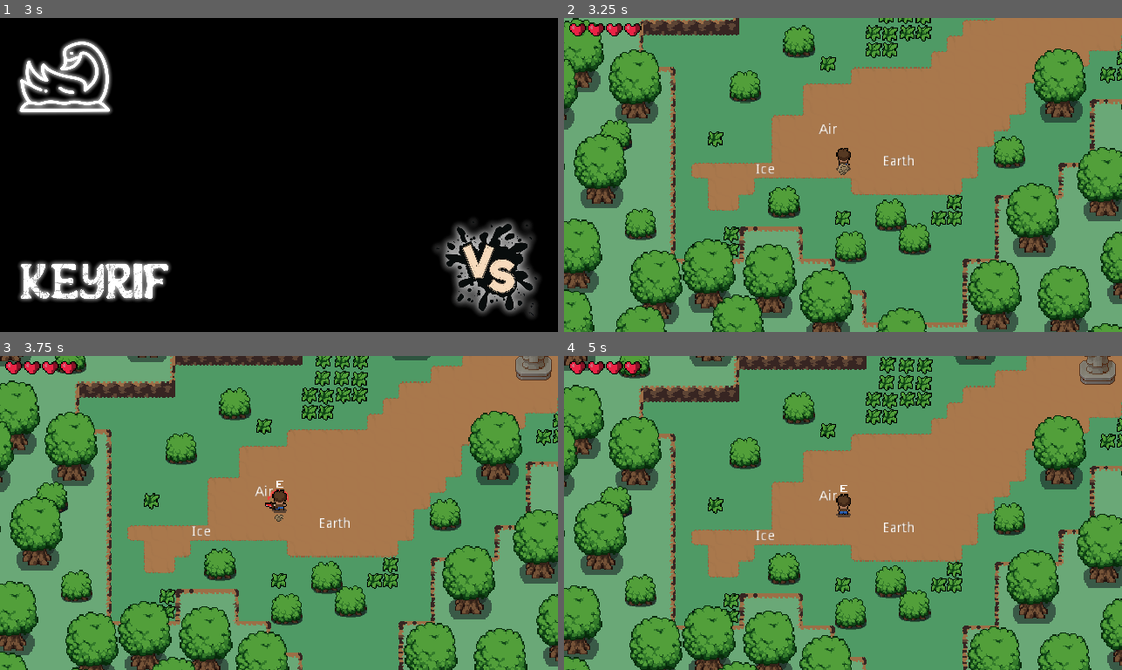
Above: before the commit, frames 1-4 (two rows, left to right).
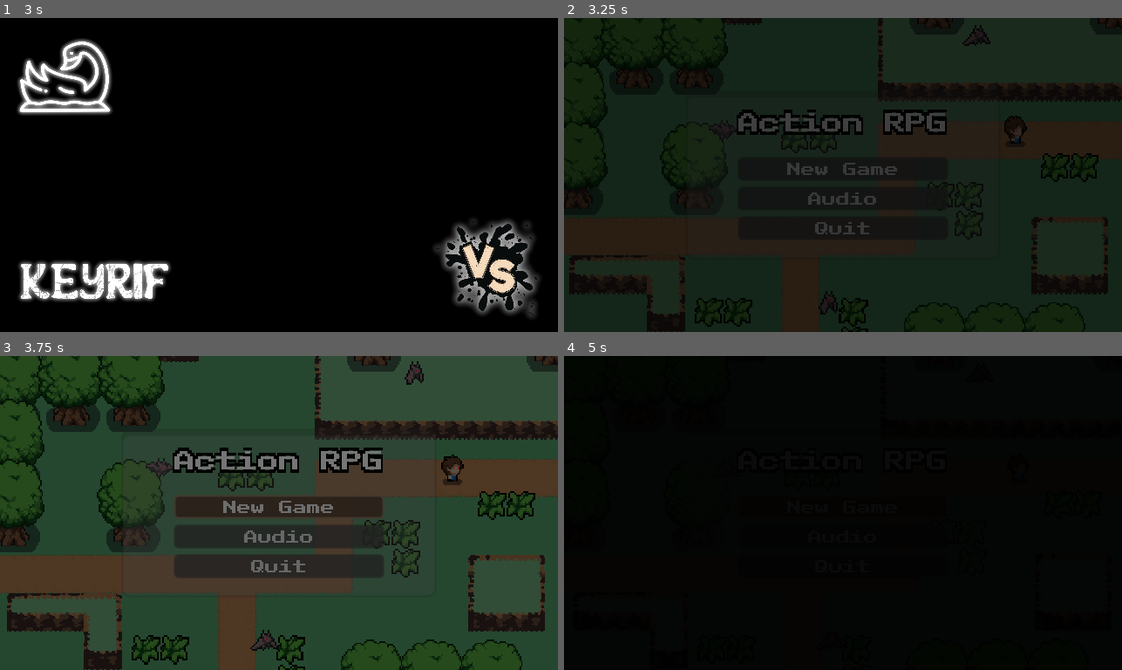
Above: after the commit, the same moments.

Repository: Zapzoop/pixelatedjam
Game: Godot game, scene res://boot.tscn
Same seed, same stepped clock (60 frames per second), same inputs: the game is played once before the commit and once after it.
Inputs (mouse positions are in pixels of both pictures, inside the frame that each line leads up to):
- Up to frame 1 (3 s): tap Enter (ui_accept) at 0.5, 0.77, 1.25, 1.52, 2, 2.75 s; move the mouse to (401, 159) at 0.52 s; hold Right (ui_right) 0.53-1.28 s; hold E (action) 0.53-1.28 s; move the mouse to (167, 190) at 1.27 s; hold Down (ui_down) 1.28-2.03 s; click (167, 190) at 1.35 s; move the mouse to (334, 105) at 2.02 s; hold Right (ui_right) 2.03-2.78 s; hold E (action) 2.03-2.78 s; move the mouse to (251, 237) at 2.77 s; hold Up (ui_up) from 2.78 s (still down); click (251, 237) at 2.85 s
- Up to frame 2 (3.25 s): keep holding Up (ui_up); tap Enter (ui_accept) at 3.02 s
- Up to frame 3 (3.75 s): release Up (ui_up) at 3.5 s; click (279, 506) at 3.5 s, where only the run after the commit has a clickable "New Game"
- Up to frame 4 (5 s): click (843, 506) at 4.25 s, where only the run after the commit has a clickable "New Game"

Frame 1 is identical in both runs. In frame 2, 97% of the frame differs, in the area x 0-100%, y 0-100%; in frame 3, 98%; in frame 4, 99%.

Commit message:
load system

Diff:
--- a/Player/Player.gd
+++ b/Player/Player.gd
@@ -34,6 +34,7 @@
 	randomize()
 	stats.connect("no_health", self, "death_handler")
 	Signalbus.connect("save",self,"upload")
+	Signalbus.connect("realload",self,"set_load")
 	animationTree.active = true
 	swordHitbox.knockback_vector = roll_vector
 
@@ -128,3 +129,9 @@
 	SaveSystem.player["health"] = stats.health
 	var pos = get_global_position()
 	SaveSystem.player["position"] = {"x":pos.x,"y":pos.y}
+
+func set_load():
+	stats.health = SaveSystem.player["health"]
+	var loadpos = SaveSystem.player["position"]
+	var pos = Vector2(loadpos["x"],loadpos["y"])
+	set_global_position(pos)
--- a/UI/main_menu/MainMenu.gd
+++ b/UI/main_menu/MainMenu.gd
@@ -28,3 +28,12 @@
 func toggle_audio_option(value: bool) -> void:
 	audio_box.visible = value
 	menu_box.visible = not value
+
+
+func _on_Load_pressed():
+	$"/root/SaveSystem".load_file()
+	fader.fade_screen(true, "_go_to_load_scene", self)
+
+func _go_to_load_scene():
+	get_tree().change_scene(main_scene_path)
+	Signalbus.emit_signal("load_scene")
--- a/UI/main_menu/MainMenu.tscn
+++ b/UI/main_menu/MainMenu.tscn
@@ -656,7 +656,7 @@
 scale = Vector2( 1.25, 1.25 )
 frames = SubResource( 53 )
 animation = "idle"
-frame = 5
+frame = 1
 playing = true
 
 [node name="Bat" type="AnimatedSprite" parent="."]
@@ -670,7 +670,6 @@
 position = Vector2( -97, -33 )
 scale = Vector2( 1.45, 1.4 )
 frames = SubResource( 64 )
-frame = 1
 speed_scale = 1.1
 playing = true
 
@@ -678,6 +677,7 @@
 position = Vector2( 114, -112 )
 scale = Vector2( 1.45, 1.4 )
 frames = SubResource( 64 )
+frame = 1
 speed_scale = 0.9
 playing = true
 
@@ -722,11 +722,11 @@
 margin_bottom = 74.0
 custom_constants/separation = 4
 
-[node name="Start" type="Button" parent="MainMenuUI/RootUI/Panel/MenuBoxContainer/VBoxContainer/Buttons"]
+[node name="New Game" type="Button" parent="MainMenuUI/RootUI/Panel/MenuBoxContainer/VBoxContainer/Buttons"]
 margin_right = 129.0
 margin_bottom = 13.0
 rect_min_size = Vector2( 0, 13 )
-text = "Start"
+text = "New Game"
 
 [node name="Audio" type="Button" parent="MainMenuUI/RootUI/Panel/MenuBoxContainer/VBoxContainer/Buttons"]
 margin_top = 17.0
@@ -742,8 +742,7 @@
 rect_min_size = Vector2( 0, 13 )
 text = "Quit"
 
-[node name="AudioBoxContainer" type="MarginContainer" parent="MainMenuUI/RootUI/Panel"]
-visible = false
+[node name="AudioBoxContainer" type="ScrollContainer" parent="MainMenuUI/RootUI/Panel"]
 anchor_left = 0.5
 anchor_top = 1.0
 anchor_right = 0.5
@@ -753,21 +752,32 @@
 margin_right = 90.0
 
 [node name="VBoxContainer" type="VBoxContainer" parent="MainMenuUI/RootUI/Panel/AudioBoxContainer"]
-margin_right = 180.0
-margin_bottom = 64.0
+margin_right = 168.0
+margin_bottom = 89.0
+size_flags_horizontal = 3
+size_flags_vertical = 3
 custom_constants/separation = 15
 
 [node name="AudioSetting" parent="MainMenuUI/RootUI/Panel/AudioBoxContainer/VBoxContainer" instance=ExtResource( 14 )]
 anchor_right = 0.0
 anchor_bottom = 0.0
-margin_right = 180.0
+margin_right = 168.0
 margin_bottom = 36.0
 
+[node name="Load" type="Button" parent="MainMenuUI/RootUI/Panel/AudioBoxContainer/VBoxContainer"]
+margin_left = 67.0
+margin_top = 51.0
+margin_right = 101.0
+margin_bottom = 61.0
+size_flags_horizontal = 4
+size_flags_vertical = 4
+text = "load"
+
 [node name="Back" type="Button" parent="MainMenuUI/RootUI/Panel/AudioBoxContainer/VBoxContainer"]
-margin_left = 73.0
-margin_top = 51.0
-margin_right = 107.0
-margin_bottom = 64.0
+margin_left = 67.0
+margin_top = 76.0
+margin_right = 101.0
+margin_bottom = 89.0
 rect_min_size = Vector2( 0, 13 )
 size_flags_horizontal = 4
 size_flags_vertical = 4
@@ -778,7 +788,8 @@
 [node name="AudioStreamPlayer" type="AudioStreamPlayer" parent="."]
 bus = "Music"
 
-[connection signal="pressed" from="MainMenuUI/RootUI/Panel/MenuBoxContainer/VBoxContainer/Buttons/Start" to="." method="_on_play"]
+[connection signal="pressed" from="MainMenuUI/RootUI/Panel/MenuBoxContainer/VBoxContainer/Buttons/New Game" to="." method="_on_play"]
 [connection signal="pressed" from="MainMenuUI/RootUI/Panel/MenuBoxContainer/VBoxContainer/Buttons/Audio" to="." method="_on_audio_button_pressed"]
 [connection signal="pressed" from="MainMenuUI/RootUI/Panel/MenuBoxContainer/VBoxContainer/Buttons/Quit" to="." method="_on_quit"]
+[connection signal="pressed" from="MainMenuUI/RootUI/Panel/AudioBoxContainer/VBoxContainer/Load" to="." method="_on_Load_pressed"]
 [connection signal="pressed" from="MainMenuUI/RootUI/Panel/AudioBoxContainer/VBoxContainer/Back" to="." method="_on_back_button_pressed"]
--- a/boot.gd
+++ b/boot.gd
@@ -17,4 +17,4 @@
 
 
 func _on_AnimationPlayer_animation_finished(anim_name):
-	get_tree().change_scene("res://World.tscn")
+	get_tree().change_scene("res://UI/main_menu/MainMenu.tscn")
--- a/dialogue/signalbus.gd
+++ b/dialogue/signalbus.gd
@@ -8,6 +8,8 @@
 signal loading_world
 signal free
 signal save
+signal load_scene
+signal realload
 
 func _input(event):
 	if event.is_action_pressed("action") and is_end_bad == true:
@@ -19,8 +21,13 @@
 	self.set_pause_mode(2) # Set pause mode to Process
 	set_process(true)
 	self.connect("free",self,"on_free")
+	self.connect("load_scene",self,"loadit")
 
 func on_free():#Freeing Boss and Player here for dialogue system
 	if body != null:
 		if body.get_ref():
 				body.queue_free()
+
+func loadit():
+	yield(get_tree().create_timer(.1), "timeout")
+	emit_signal("realload")
